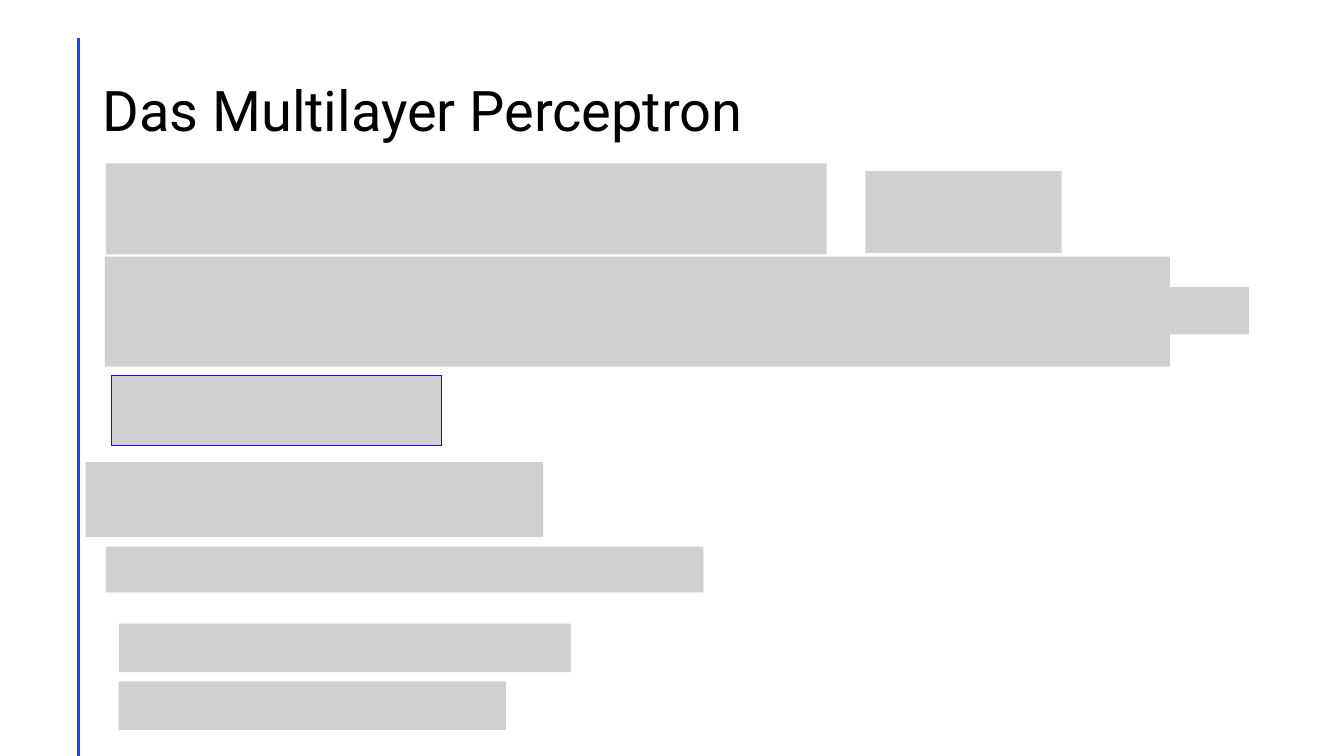
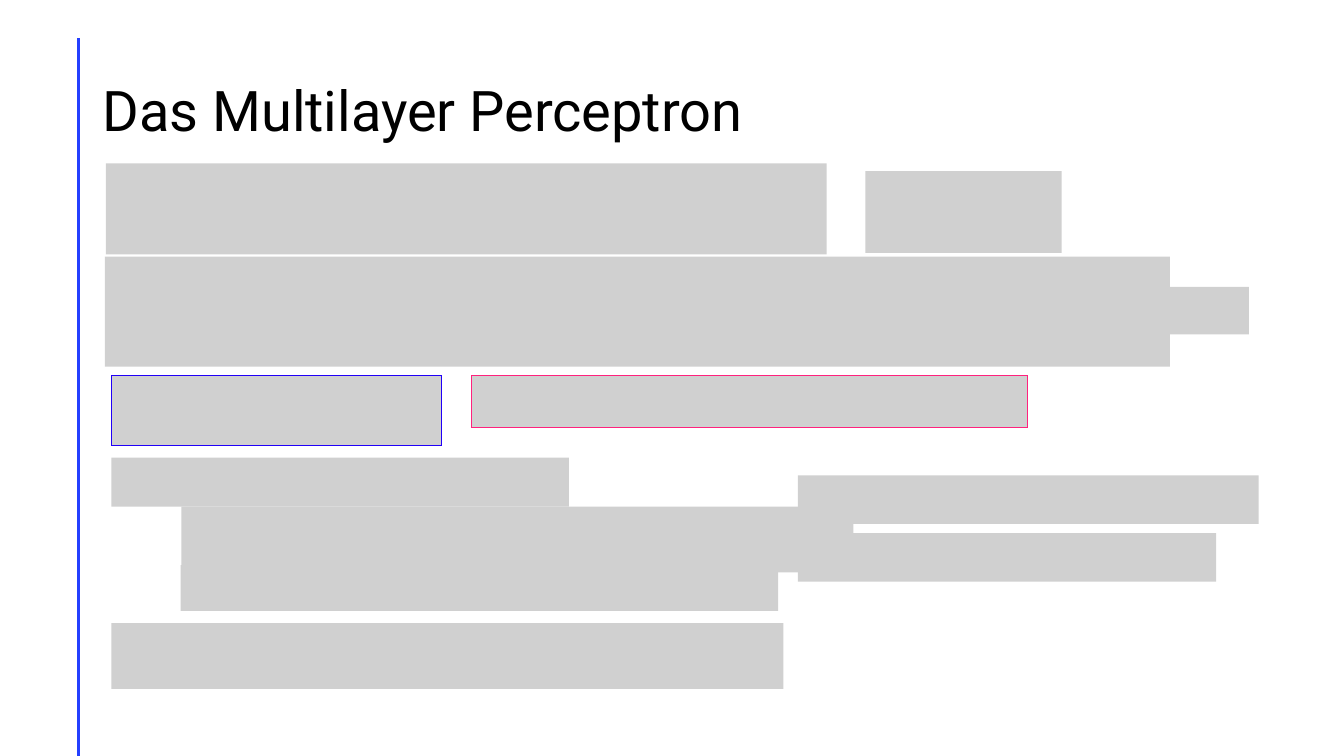
Before and after one commit to LeChummpy/PK, a slide deck: slide 15 of Präsi/präsi (3).pptx. Drawn at 1344x756 pixels with LibreOffice and Linux fonts; fonts in the diff are those of the drawing; grey boxes stand for pictures. Boxes give left, top, right and bottom in pixels: in the first picture for what was removed or moved away, otherwise in the second. Text is boxed around its words. In the diff, an @@ line names an element or a change of style, - is before the commit and + after.

```diff
--- a/Präsi/präsi (3).pptx
+++ b/Präsi/präsi (3).pptx
@@ picture added at box(472, 376, 1028, 429) @@
@@ picture: place and size @@
-picture at box(86, 462, 543, 536)
+picture at box(112, 458, 570, 507)
@@ picture added at box(799, 476, 1259, 524) @@
@@ picture added at box(181, 507, 854, 573) @@
@@ picture added at box(799, 533, 1217, 582) @@
@@ picture: place and size @@
-picture at box(106, 546, 704, 592)
+picture at box(180, 566, 778, 611)
@@ picture added at box(112, 623, 784, 689) @@
@@ picture removed at box(119, 624, 571, 673) @@
@@ picture removed at box(119, 682, 506, 730) @@
```
Also in this commit, not shown: 3 other slides changed, 4 slides added, 1 other file.
